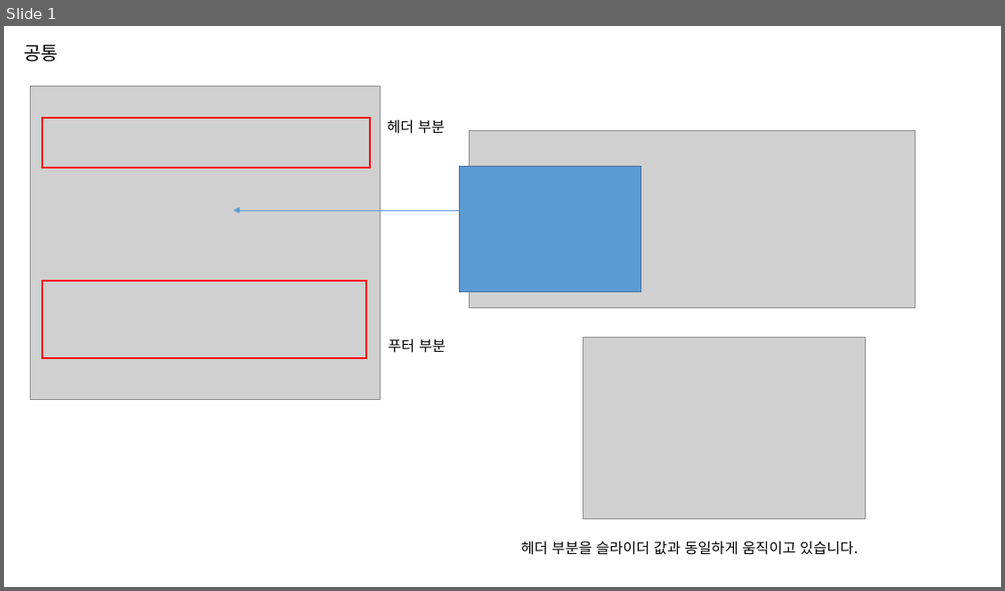
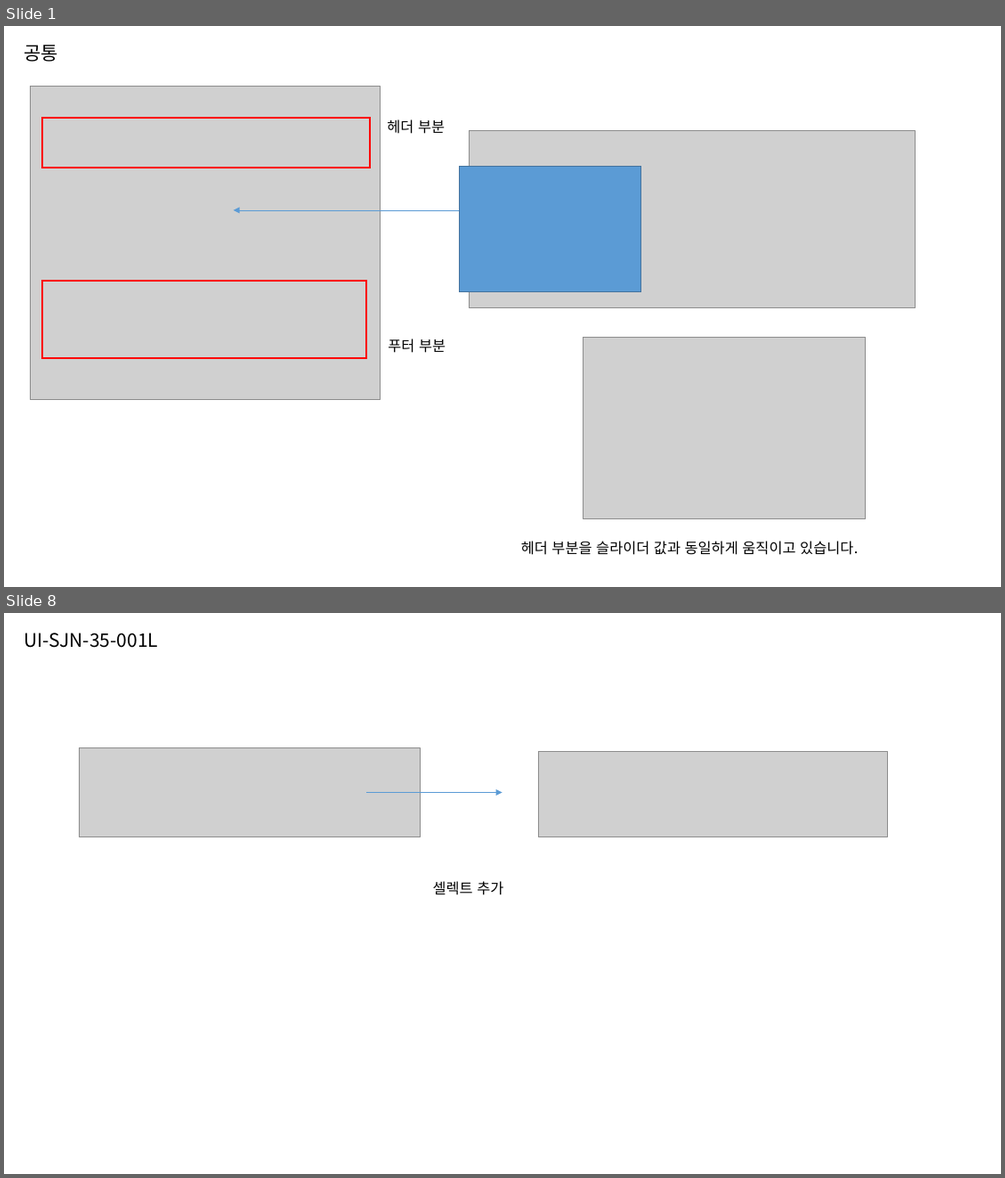
Before and after one commit to jeoungGyy/sejong, a slide deck: ppt/03-10.pptx. Shown one above the other, each under a label of ours: slide 1 before the commit, slides 1 and 8 after it; the slides between them are not shown. The pictures are 1005x591 and 1005x1178 pixels, drawn with LibreOffice and Linux fonts; fonts in the diff are those of the drawing; grey boxes stand for pictures. Boxes give left, top, right and bottom in pixels: in the first picture for what was removed or moved away, otherwise in the second. Text is boxed around its words. In the diff, an @@ line names an element or a change of style, - is before the commit and + after.

```diff
--- a/ppt/03-10.pptx
+++ b/ppt/03-10.pptx
@@ slide 8 added at [4,613,1001,1174], background #FFFFFF @@
@@ text added at [24,633,158,648], 18 pt, text #000000 @@
+UI-SJN-35-001L
@@ picture added at [80,748,420,837] @@
@@ picture added at [538,751,887,837] @@
@@ arrow added from (366, 793) to (502, 793), #5B9BD5 0.5 pt @@
@@ text added at [433,881,503,895], 14 pt, text #000000 @@
+셀렉트 추가
```
Also in this commit, not shown: 7 other slides added, 10 other files.
